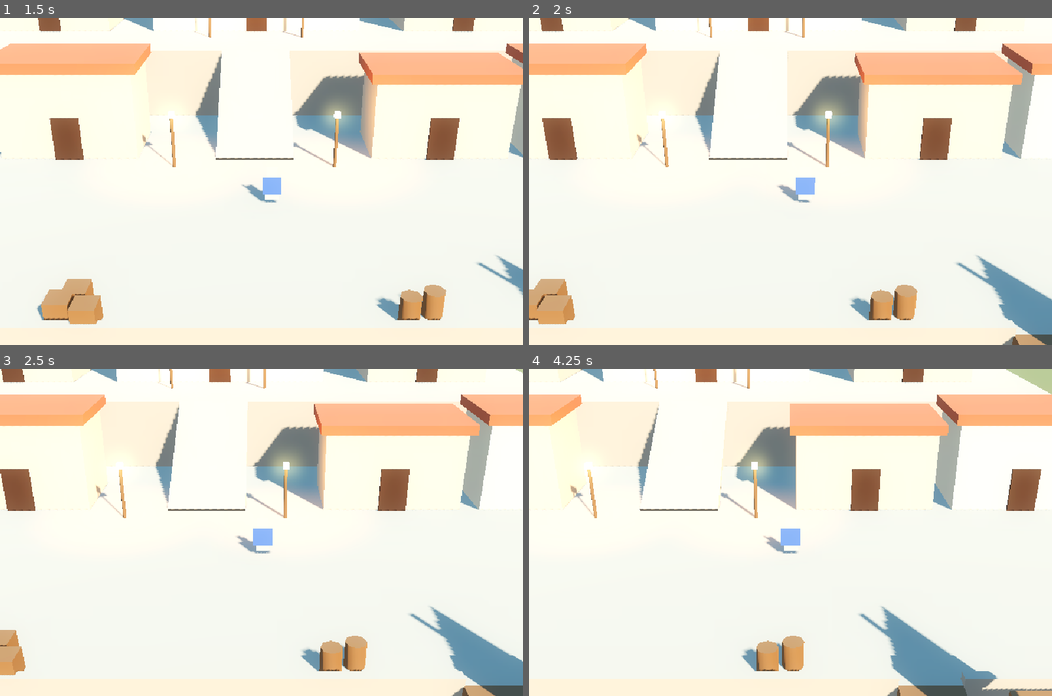
Above: before the commit, frames 1-4 (two rows, left to right).
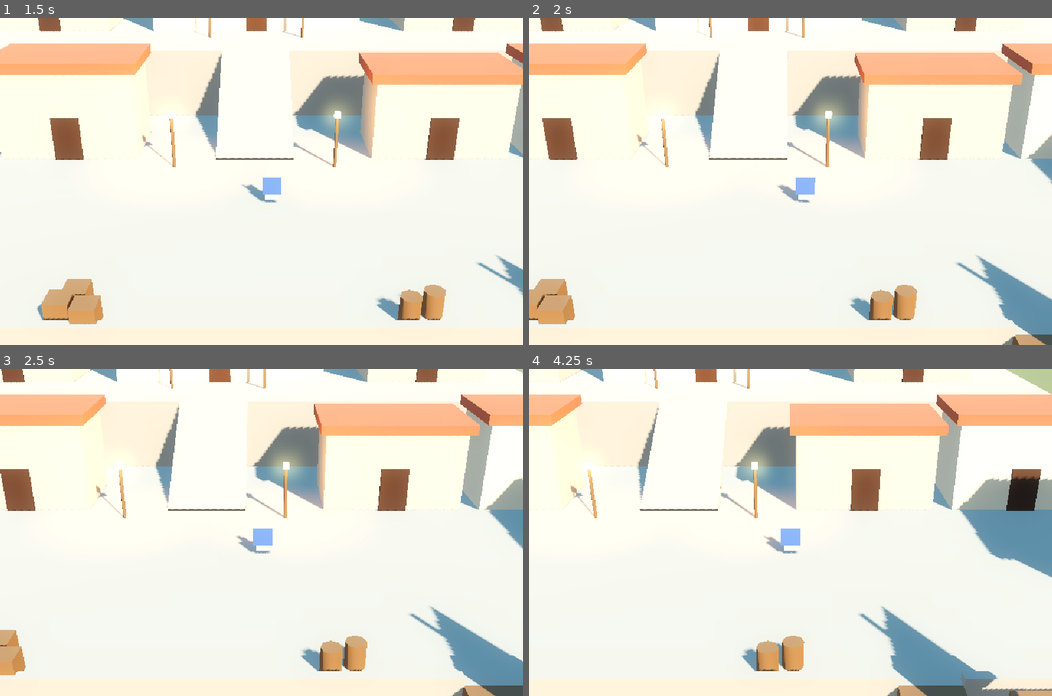
Above: after the commit, the same moments.

Repository: chengchao/openvoyage
Game: Godot game, scene res://game/main.tscn
Two runs of this game, one before a commit and one after it. Both use one fixed random seed, a clock stepped at 60 frames per second and the inputs below.
Inputs (mouse positions are in pixels of both pictures, inside the frame that each line leads up to):
- Up to frame 1 (1.5 s): click "开始 / Start" at 0.5 s; tap Enter (ui_accept) at 1.25 s; move the mouse to (376, 165) at 1.27 s; hold Right (ui_right) from 1.28 s (still down); hold Shift from 1.28 s (still down); click (376, 165) at 1.42 s
- Up to frame 2 (2 s): keep holding Right (ui_right); keep holding Shift; tap Enter (ui_accept) at 1.52 s
- Up to frame 3 (2.5 s): release Right (ui_right) at 2 s; release Shift at 2 s; drag from (156, 548) to (235, 597) at 2.02 s
- Up to frame 4 (4.25 s): move the mouse to (842, 460) at 2.77 s; hold Right (ui_right) 2.78-3.5 s; tap Ctrl at 2.85 s; drag from (764, 597) to (633, 483) at 3.52 s

Frame 1 is identical in both runs. In frame 2, 0.4% of the frame differs, in the area x 95-100%, y 35-51%; in frame 3, 0.8%; in frame 4, 3.9%, in the area x 81-100%, y 32-64%.

Commit message:
里斯本银行门：槽 8 灰盒建筑，存取款可走到 [tests: 2 new, GUT 192 green, smoke green（新增走进银行存款）, pytest 68 passed/43 skipped]
银行是唯一能存取款的设施，里斯本原先没有它的门。放在广场东侧、门朝西；
冒烟测试的撞门剧情一步改为自己站到门前，不再依赖上一步留下的站位。

Co-Authored-By: Claude Fable 5.2 <noreply@anthropic.com>

Diff:
--- a/godot/game/port3d/ports/lisbon.tscn
+++ b/godot/game/port3d/ports/lisbon.tscn
@@ -349,6 +349,31 @@
 [node name="Shape" type="CollisionShape3D" parent="Doors/GuildDoor"]
 shape = SubResource("door_shape")
 
+[node name="Bank" type="CSGBox3D" parent="Geometry"]
+position = Vector3(20, 2.0, -4.0)
+use_collision = true
+size = Vector3(4, 4, 6)
+material = SubResource("m_plaster")
+
+[node name="BankRoof" type="CSGBox3D" parent="Geometry"]
+position = Vector3(20, 4.25, -4.0)
+size = Vector3(4.6, 0.5, 6.6)
+material = SubResource("m_roof")
+
+[node name="BankDoorFrame" type="CSGBox3D" parent="Geometry"]
+position = Vector3(17.95, 1.1, -4.0)
+size = Vector3(0.1, 2.2, 1.4)
+material = SubResource("m_door")
+
+[node name="BankDoor" type="Area3D" parent="Doors"]
+position = Vector3(17.5, 1, -4.0)
+rotation = Vector3(0, -1.5707964, 0)
+script = ExtResource("door")
+slot = 8
+
+[node name="Shape" type="CollisionShape3D" parent="Doors/BankDoor"]
+shape = SubResource("door_shape")
+
 [node name="ChurchTower" type="CSGBox3D" parent="Geometry"]
 position = Vector3(-14, 14, -27)
 use_collision = true
--- a/godot/tests/smoke/smoke_test.gd
+++ b/godot/tests/smoke/smoke_test.gd
@@ -2,7 +2,7 @@
 ##
 ## M0：按工程配置启动 → 主菜单可达（开始/退出按钮存在且已接线）→ 无错退出(0)。
 ## M2：从主菜单进入资料查看器，能从占位包成功打开至少 10 项图片。
-## 港口：开始按钮进灰盒里斯本，碰门进设施、退出；交易所买进再卖出；撞门剧情；ESC 开游戏内选单、移光标、关闭后照常走路。
+## 港口：开始按钮进灰盒里斯本，碰门进设施、退出；交易所买进再卖出；走进银行存款；撞门剧情；ESC 开游戏内选单、移光标、关闭后照常走路。
 ## 运行：godot --headless --path godot -s tests/smoke/smoke_test.gd
 extends SceneTree
 
@@ -72,6 +72,8 @@
 	if not await _door(port):
 		return false
 	if not await _market(port):
+		return false
+	if not await _bank(port):
 		return false
 	if not await _story_at_door(port):
 		return false
@@ -142,13 +144,40 @@
 	return not port.doors.is_busy()
 
 
-func _push_into_door(port: PortScene3D) -> bool:
-	Input.action_press("ui_up")
+## 银行：门朝西，往东走进去 → 存款 500 → 离开。
+func _bank(port: PortScene3D) -> bool:
+	var agent := PortAgent.new(port)
+	var found := false
+	for door: PortDoor in port.find_children("*", "PortDoor", true, false):
+		if FacilityType.of(door.slot).key == &"bank":
+			_stand_before(port, door)
+			found = true
+	if not found or not await _push_into_door(port, "ui_right") or agent.observe()["facility"]["slot"] != 8:
+		push_error("没能走进银行")
+		return false
+	var before := agent.observe()
+	if not (await agent.act({"do": "choose", "index": 0}) and await agent.act({"do": "amount", "value": 500})):
+		push_error("银行存款流程走不通：%s" % agent.observe())
+		return false
+	var obs := agent.observe()
+	if obs["gold"] != before["gold"] - 500 or obs["bank"] != before["bank"] + 500:
+		push_error("存款后现金/存款有误：%s" % obs)
+		return false
+	print("  银行：存入 500 → %s" % obs["said"])
+	if not await agent.act({"do": "leave"}):
+		return false
+	for _i in 10:
+		await physics_frame
+	return not port.doors.is_busy()
+
+
+func _push_into_door(port: PortScene3D, action := "ui_up") -> bool:
+	Input.action_press(action)
 	for _i in 60:
 		await physics_frame
 		if port.doors.is_busy():
 			break
-	Input.action_release("ui_up")
+	Input.action_release(action)
 	return port.doors.is_busy()
 
 
@@ -172,6 +201,7 @@
 	var st := GameState.new(1, 0)
 	st.set_name("n", "阿明")
 	port.doors.inject_story(EventScript.new(events, PackedStringArray(["〔店主〕\n$n，請進！"])), st)
+	_stand_before(port, door)
 	if not await _push_into_door(port) or not port.doors.is_in_cutscene():
 		push_error("撞有剧情的门未触发剧情对话")
 		return false
--- a/godot/tests/unit/test_port3d.gd
+++ b/godot/tests/unit/test_port3d.gd
@@ -37,6 +37,11 @@
 			slots[d.slot] = true
 		assert_gt(slots.size(), 0, "%s 至少一扇门" % path)
 		root.free()
+
+
+func test_lisbon_has_a_bank_door() -> void:
+	var slots := _doors(_lisbon()).map(func(d: PortDoor) -> int: return d.slot)
+	assert_has(slots, 8, "存取款只在银行（槽 8）能做，里斯本得有这扇门")
 
 
 func test_player_spawns_at_spawn_marker() -> void:
--- a/godot/tests/unit/test_port_agent.gd
+++ b/godot/tests/unit/test_port_agent.gd
@@ -3,6 +3,7 @@
 
 const MARKET := 0
 const TAVERN := 1
+const BANK := 8
 
 
 func _agent() -> PortAgent:
@@ -126,6 +127,25 @@
 	assert_ne(obs["said"], "")
 
 
+func test_agent_walks_into_the_bank_and_deposits() -> void:
+	var agent := _agent()
+	await wait_seconds(0.2)
+	var door := _door(agent.observe(), BANK)
+	var me: Array = agent.observe()["position"]
+	await agent.act({"do": "walk", "dir": "down", "seconds": (door["at"][2] - me[2]) / Avatar3D.SPEED})
+	for _i in 12:
+		if agent.observe()["mode"] != "walking":
+			break
+		await agent.act({"do": "walk", "dir": "right", "seconds": 0.5})
+	var obs := agent.observe()
+	assert_eq(obs["mode"], "facility_menu", "银行门朝西，从广场往东走进去")
+	assert_eq(obs["facility"]["slot"], BANK)
+	assert_true(await agent.act({"do": "choose", "index": 0}))
+	assert_true(await agent.act({"do": "amount", "value": 500}))
+	obs = agent.observe()
+	assert_eq([obs["gold"], obs["bank"]], [PortSession.STARTING_GOLD - 500, 500])
+
+
 func test_agent_cancels_a_pick() -> void:
 	var agent := _agent()
 	await wait_seconds(0.2)
Not shown, changed: CLAUDE.md
